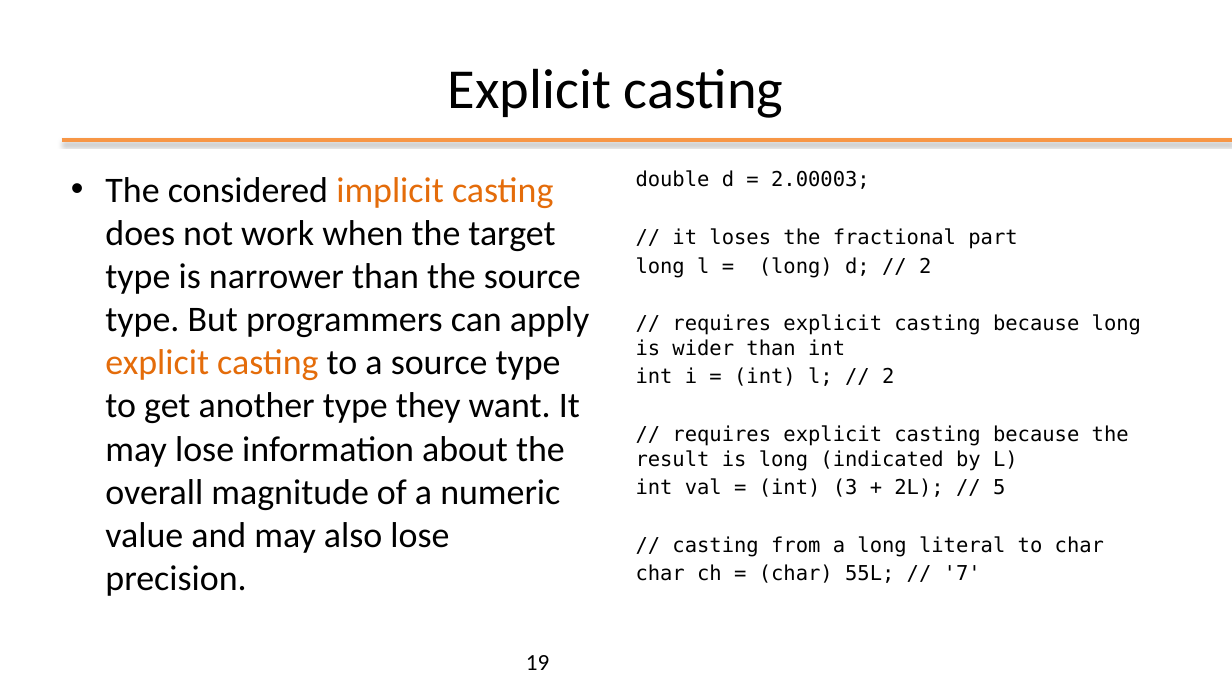
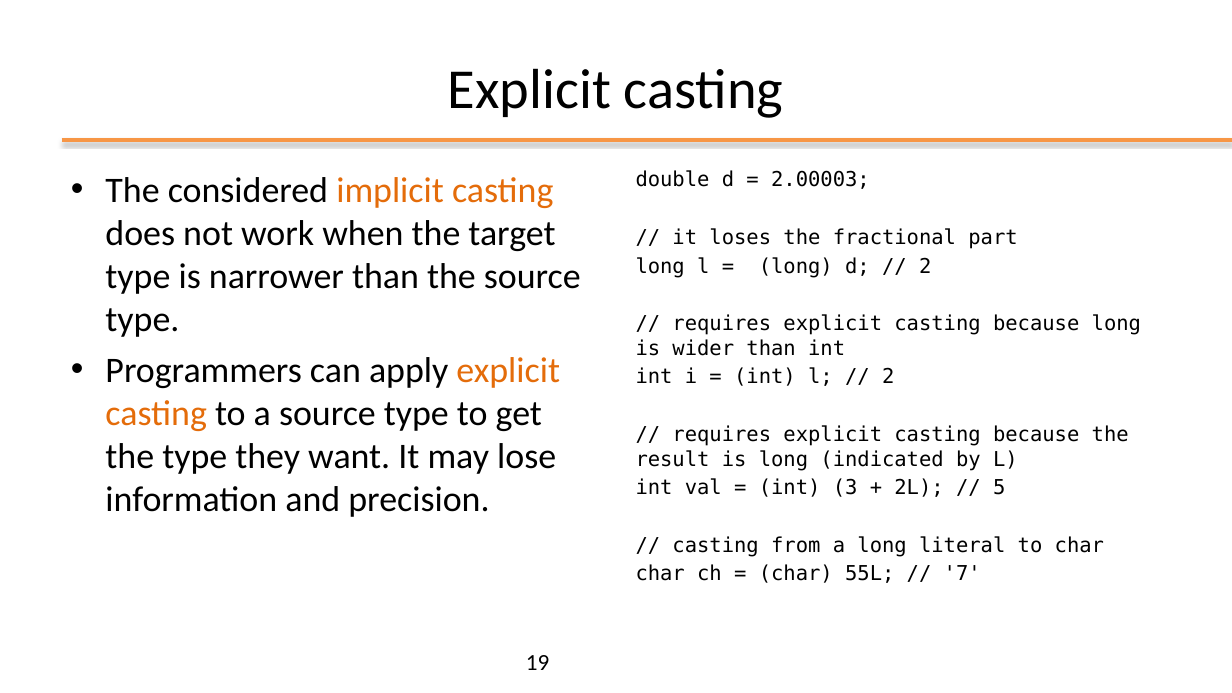
Before and after one commit to nbicocchi/learn-java-core, a slide deck: slide 19 of assets/slides/E2 - Java Basics.pptx. Drawn at 1232x693 pixels with LibreOffice and Linux fonts; fonts in the diff are those of the drawing; background and template pictures are left out. Boxes give left, top, right and bottom in pixels: in the first picture for what was removed or moved away, otherwise in the second. Text is boxed around its words. In the diff, an @@ line names an element or a change of style, - is before the commit and + after.

```diff
--- a/assets/slides/E2 - Java Basics.pptx
+++ b/assets/slides/E2 - Java Basics.pptx
@@ text at bbox=[105, 177, 581, 517]: text changed @@
-• The considered implicit casting does not work when the target type is narrower than the source type. But programmers can apply explicit casting to a source type to get another type they want. It may lose information about the overall magnitude of a numeric value and may also lose precision.
+• The considered implicit casting does not work when the target type is narrower than the source type.
+• Programmers can apply explicit casting to a source type to get the type they want. It may lose information and precision.
```
Also in this commit, not shown: 23 other slides changed, 4 slides added, 3 slides removed, 1 other file.
